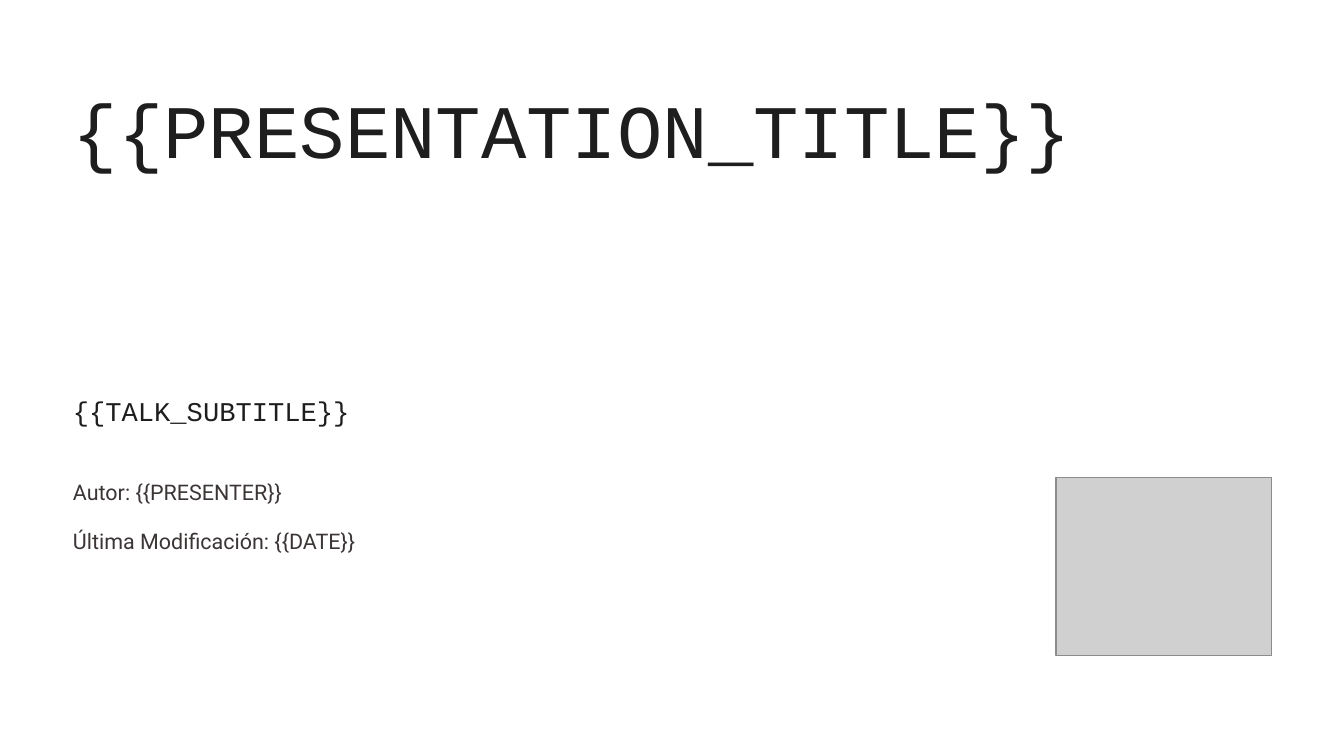
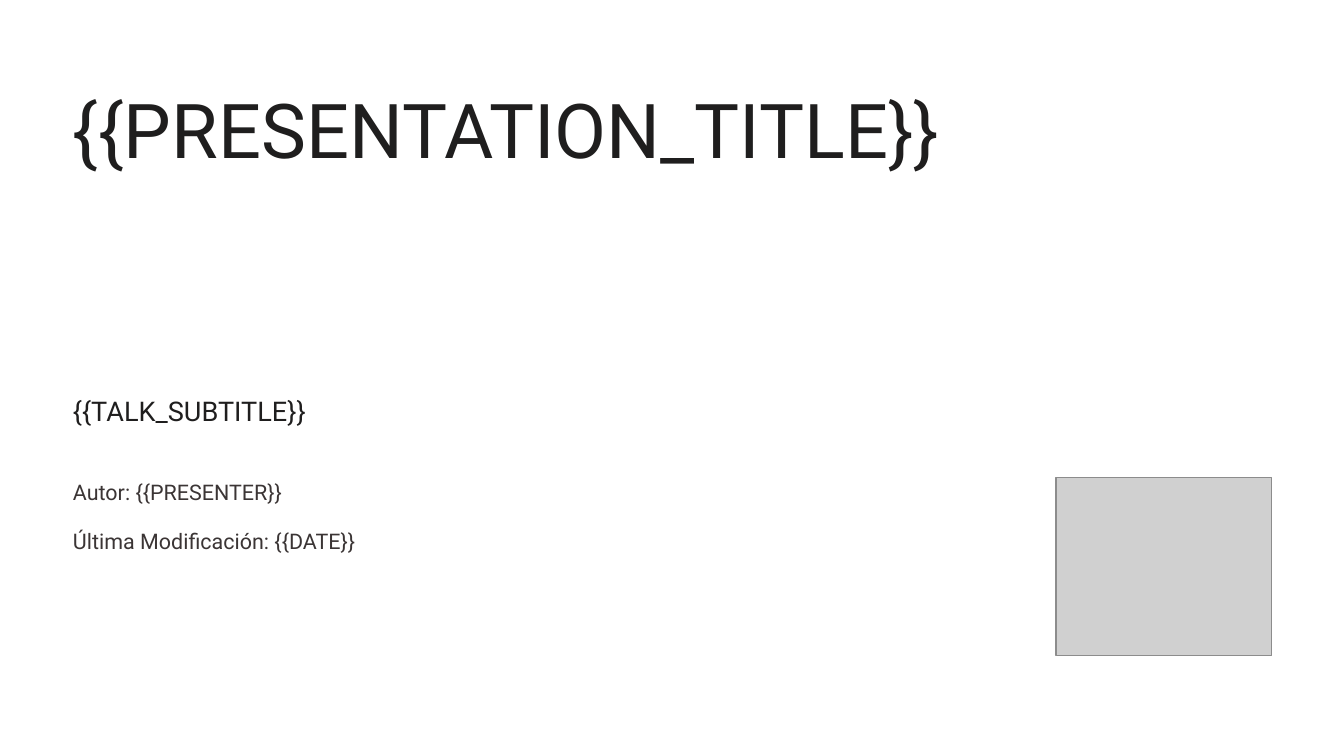
Before and after one commit to veigap/talksmith, a slide deck: slide 1 of config/pptx-styles/free-form/base-template.pptx. Drawn at 1344x756 pixels with LibreOffice and Linux fonts; fonts in the diff are those of the drawing; grey boxes stand for pictures. Boxes give left, top, right and bottom in pixels: in the first picture for what was removed or moved away, otherwise in the second. Text is boxed around its words. In the diff, an @@ line names an element or a change of style, - is before the commit and + after.

```diff
--- a/config/pptx-styles/free-form/base-template.pptx
+++ b/config/pptx-styles/free-form/base-template.pptx
@@ text "{{PRESENTATION_TITLE}}" at (73, 99, 940, 172): font Courier New to Roboto @@
@@ text "{{TALK_SUBTITLE}}" at (73, 400, 306, 426): font Courier New to Roboto @@
```
Also in this commit, not shown: 3 other files.
